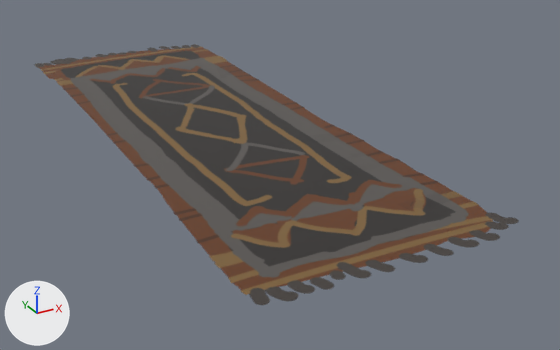
Two versions of the glTF model Assets/Furniture/rug_orange_geometrical.gltf, one commit apart.
Rendered twice from a 50 mm lens placed at (-1.03, -2.36, 0.95), pointed at (0.17, -0.17, -0.14). Every picture has the same lights, and +X, +Y and +Z are marked at lower left.

Objects in the first picture: 'small_orange_geometrical_pattern_rug'.
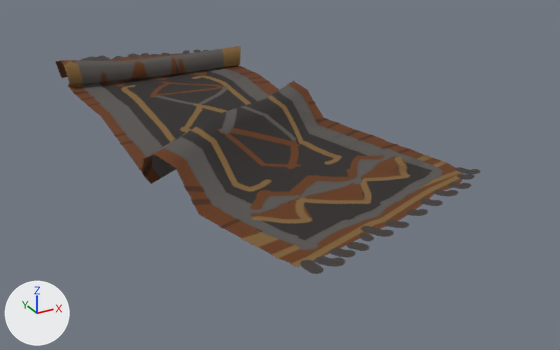
Commit message: Added rug as tripping hazard

Diff of the bpy script that builds the scene:
```diff
--- a/Assets/Furniture/rug_orange_geometrical.gltf.py
+++ b/Assets/Furniture/rug_orange_geometrical.gltf.py
@@ mat_small_orange_geometrical_pattern_rug @@
 mat_small_orange_geometrical_pattern_rug = bpy.data.materials.new('small_orange_geometrical_pattern_rug')
-# nodes: BsdfPrincipled, OutputMaterial, TexImage
+# nodes: BsdfPrincipled, Math, Mix, OutputMaterial, TexImage, VertexColor
 # uses the picture img_small_orange_geometrical_pattern_rug_png
@@ me_small_orange_geometrical_pattern_rug @@
 # used by ob_small_orange_geometrical_pattern_rug; location = (0.0, 0.0, 0.021); scale = (2.25, 2.25, 2.25)
-me_small_orange_geometrical_pattern_rug.from_pydata(...)  # 4 vertices, 2 faces; spans x -0.179..0.179, y -0.5..0.5, z 0.0
+me_small_orange_geometrical_pattern_rug.from_pydata(...)  # 72 vertices, 104 faces; spans x -0.424..0.552, y -1.074..1.12, z 0.0..0.135
+# me_small_orange_geometrical_pattern_rug part 1: the whole mesh is rebuilt
+# me_small_orange_geometrical_pattern_rug part 2: the surface is now shaded smooth
 me_small_orange_geometrical_pattern_rug.materials.append(mat_small_orange_geometrical_pattern_rug)
@@ ob_small_orange_geometrical_pattern_rug @@
 ob_small_orange_geometrical_pattern_rug.location = (0.0, 0.0, 0.021)
-ob_small_orange_geometrical_pattern_rug.scale = (2.25, 2.25, 2.25)
```

What differs and where, as boxes [x1, y1, x2, y2] in the pictures (560 x 350 px):
'small_orange_geometrical_pattern_rug', recoloured, reshaped, rescaled (12% narrower, 13% shorter)
    before: [35, 44, 519, 305]
    after: [56, 46, 480, 274]
part 1 of me_small_orange_geometrical_pattern_rug, built on
    before: [35, 44, 519, 305]
    after: [56, 46, 480, 274]
